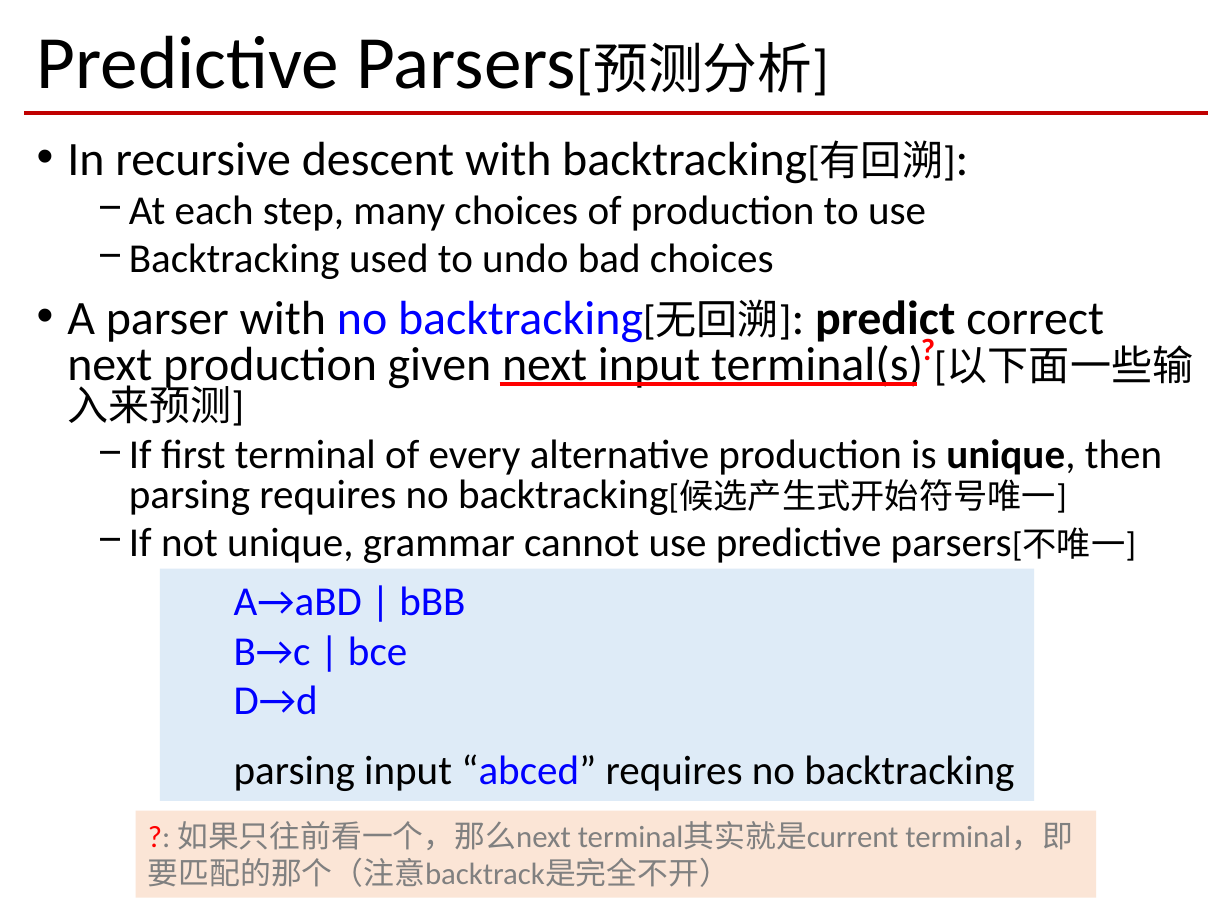
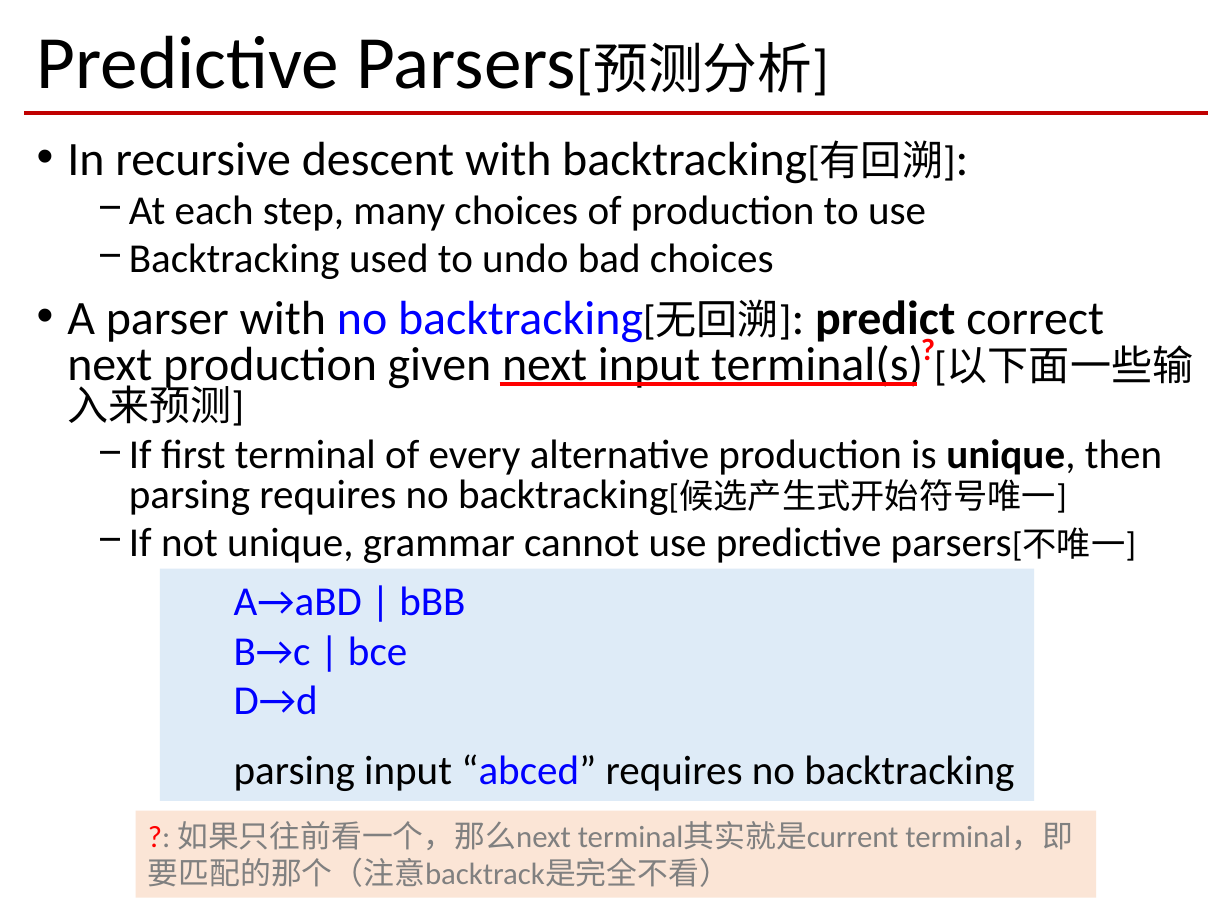
Before and after one commit to xianweiz/xianweiz.github.io, a slide deck: slide 3 of teach/dcs290/slides-22/lec_7.pptx. Drawn at 1232x924 pixels with LibreOffice and Linux fonts; fonts in the diff are those of the drawing; background and template pictures are left out. Boxes give left, top, right and bottom in pixels: in the first picture for what was removed or moved away, otherwise in the second. Text is boxed around its words. In the diff, an @@ line names an element or a change of style, - is before the commit and + after.

```diff
--- a/teach/dcs290/slides-22/lec_7.pptx
+++ b/teach/dcs290/slides-22/lec_7.pptx
@@ text in rectangle at [148,821,1072,887]: text changed @@
-?: 如果只往前看一个，那么next terminal其实就是current terminal，即要匹配的那个（注意backtrack是完全不开）
+?: 如果只往前看一个，那么next terminal其实就是current terminal，即要匹配的那个（注意backtrack是完全不看）
```
Also in this commit, not shown: 9 other slides changed, 1 other file.
